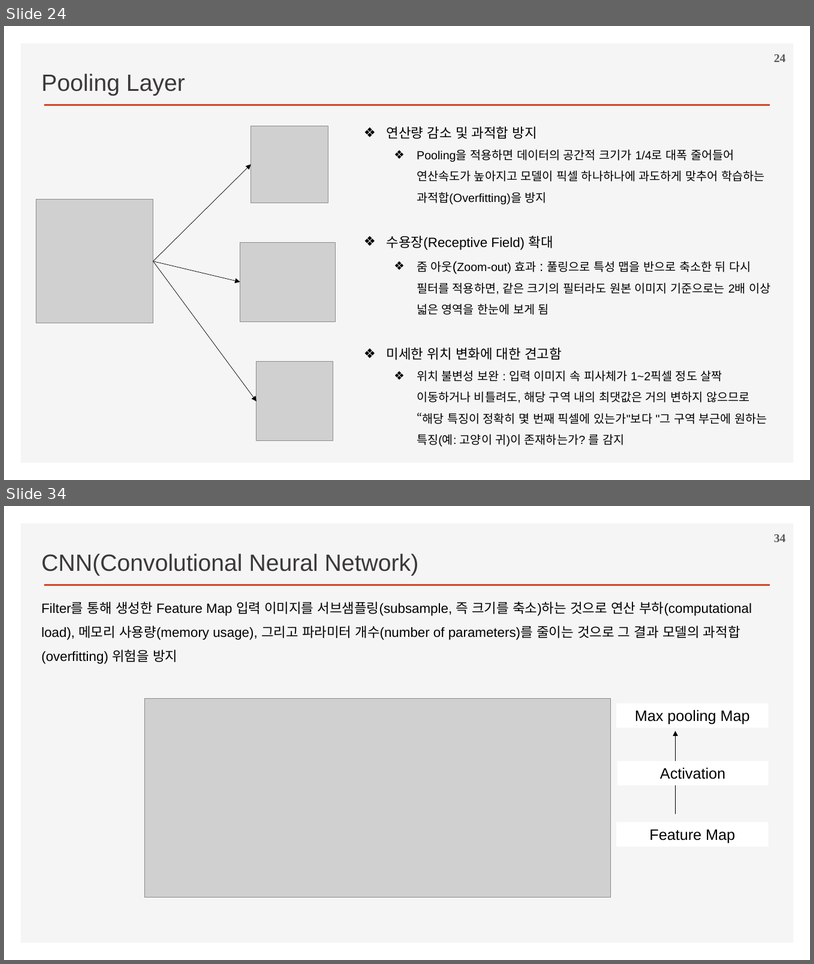
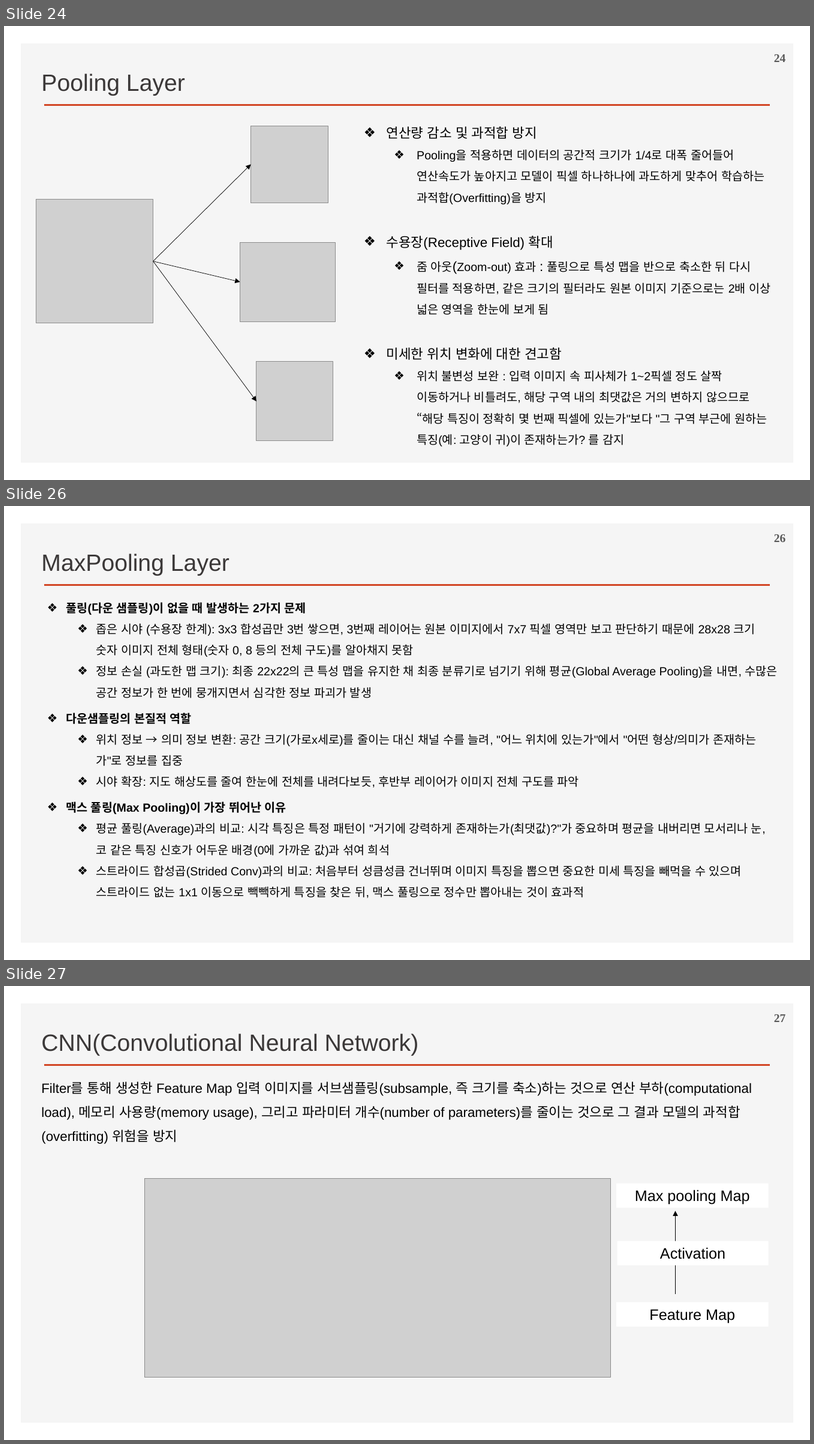
Before and after one commit to ancestor9/2026_Fall_Deep-Learning-with-Python, a slide deck: Chapter 08 Image Classification.pptx. Shown one above the other, each under a label of ours: slides 24 and 34 before the commit, slides 24, 26 and 27 after it; the slides between them are not shown. The pictures are 814x964 and 814x1444 pixels, drawn with LibreOffice and Linux fonts; fonts in the diff are those of the drawing; grey boxes stand for pictures; background and template pictures are left out. Boxes give left, top, right and bottom in pixels: in the first picture for what was removed or moved away, otherwise in the second. Text is boxed around its words. In the diff, an @@ line names an element or a change of style, - is before the commit and + after.

```diff
--- a/Chapter 08 Image Classification.pptx
+++ b/Chapter 08 Image Classification.pptx
@@ slide 26 added at [4,506,810,960], background #FFFFFF; not listed: 2 template elements that a slide beside it also shows @@
@@ page number added at [774,534,786,542], 14 pt, text #595959, bold @@
+26
@@ text added at [41,553,230,576], 28 pt, text #3B3838 @@
+MaxPooling Layer
@@ text added at [66,602,778,898], 14 pt, text #000000 @@
+❖ 풀링(다운 샘플링)이 없을 때 발생하는 2가지 문제
+  ❖ 좁은 시야 (수용장 한계): 3x3 합성곱만 3번 쌓으면, 3번째 레이어는 원본 이미지에서 7x7 픽셀 영역만 보고 판단하기 때문에 28x28 크기 숫자 이미지 전체 형태(숫자 0, 8 등의 전체 구도)를 알아채지 못함
+  ❖ 정보 손실 (과도한 맵 크기): 최종 22x22의 큰 특성 맵을 유지한 채 최종 분류기로 넘기기 위해 평균(Global Average Pooling)을 내면, 수많은 공간 정보가 한 번에 뭉개지면서 심각한 정보 파괴가 발생
+❖ 다운샘플링의 본질적 역할
+  ❖ 위치 정보 → 의미 정보 변환: 공간 크기(가로x세로)를 줄이는 대신 채널 수를 늘려, "어느 위치에 있는가"에서 "어떤 형상/의미가 존재하는가"로 정보를 집중
+  ❖ 시야 확장: 지도 해상도를 줄여 한눈에 전체를 내려다보듯, 후반부 레이어가 이미지 전체 구도를 파악
+❖ 맥스 풀링(Max Pooling)이 가장 뛰어난 이유
+  ❖ 평균 풀링(Average)과의 비교: 시각 특징은 특정 패턴이 "거기에 강력하게 존재하는가(최댓값)?"가 중요하며 평균을 내버리면 모서리나 눈, 코 같은 특징 신호가 어두운 배경(0에 가까운 값)과 섞여 희석
+  ❖ 스트라이드 합성곱(Strided Conv)과의 비교: 처음부터 성큼성큼 건너뛰며 이미지 특징을 뽑으면 중요한 미세 특징을 빼먹을 수 있으며 스트라이드 없는 1x1 이동으로 빽빽하게 특징을 찾은 뒤, 맥스 풀링으로 정수만 뽑아내는 것이 효과적
@@ what was slide 34 is now slide 27 @@
@@ page number at [774,1014,786,1022]: text changed @@
-34
+27
```
Also in this commit, not shown: 5 other slides added.
